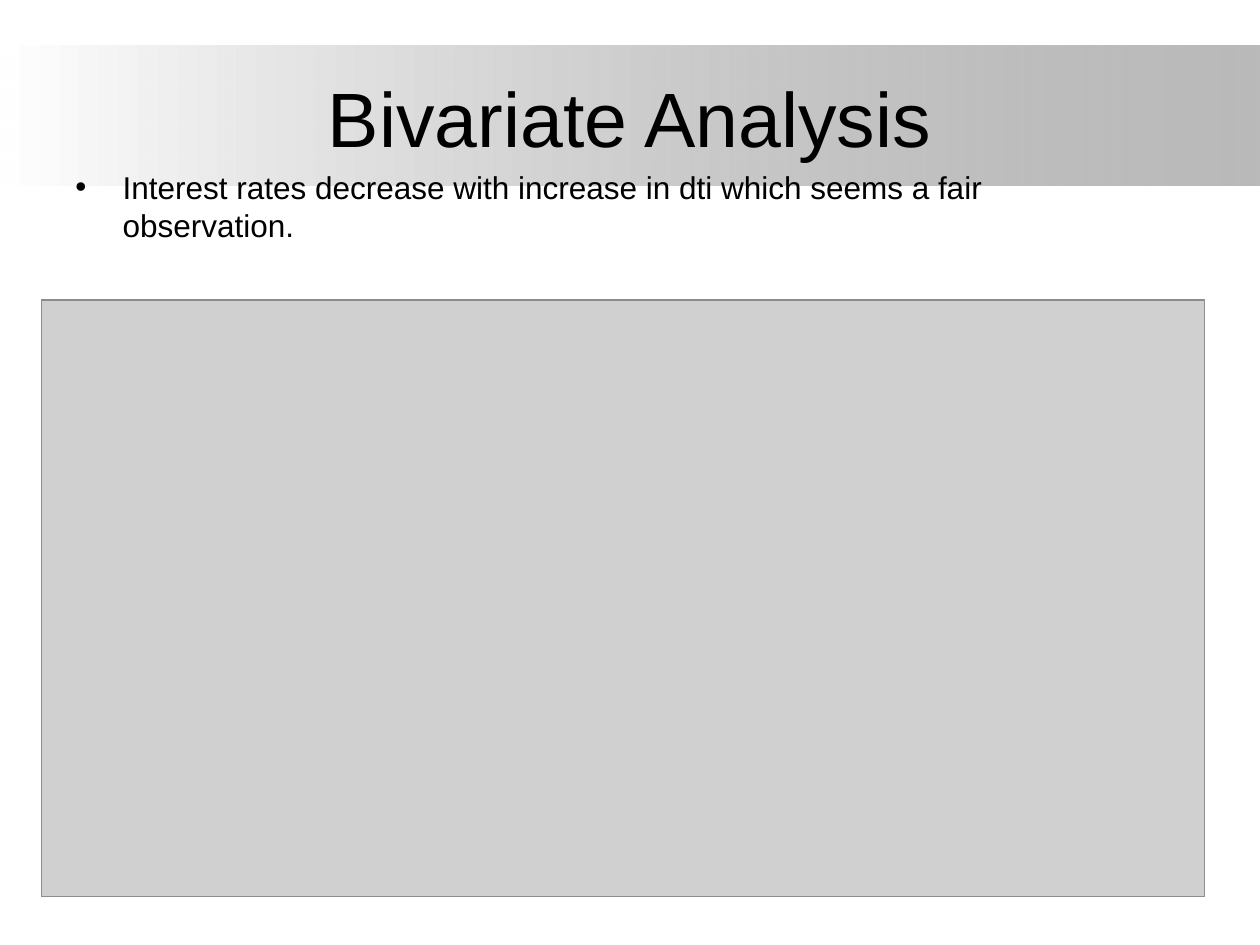
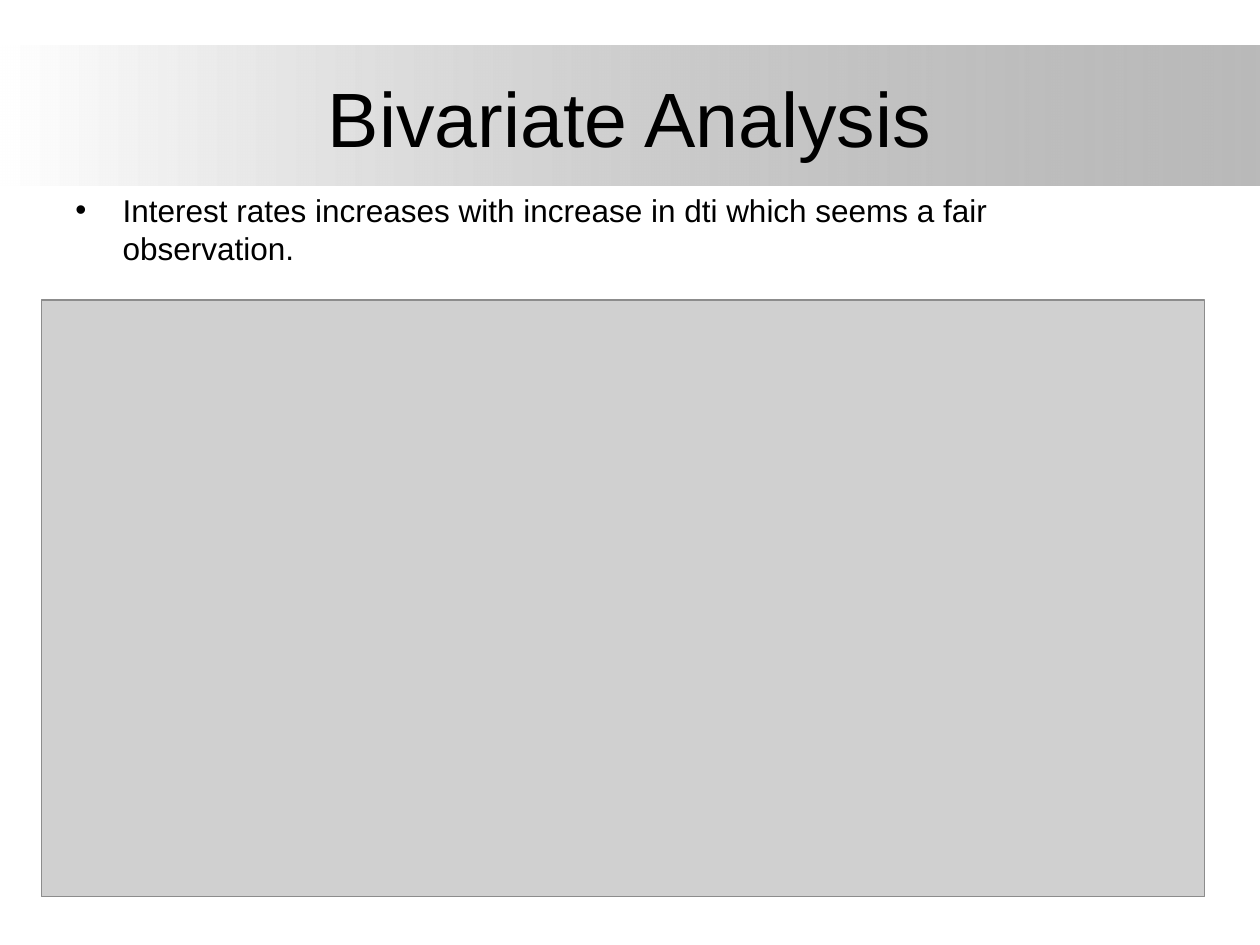
Before and after one commit to VipinJaguri/LendingClubCaseStudy, a slide deck: slide 17 of Lending_club_case_study.pptx. Drawn at 1260x945 pixels with LibreOffice and Linux fonts; fonts in the diff are those of the drawing; grey boxes stand for pictures; background and template pictures are left out. Boxes give left, top, right and bottom in pixels: in the first picture for what was removed or moved away, otherwise in the second. Text is boxed around its words. In the diff, an @@ line names an element or a change of style, - is before the commit and + after.

```diff
--- a/Lending_club_case_study.pptx
+++ b/Lending_club_case_study.pptx
@@ text at [123, 199, 987, 261]: text changed @@
-• Interest rates decrease with increase in dti which seems a fair observation.
+• Interest rates increases with increase in dti which seems a fair observation.
```
Also in this commit, not shown: 5 other slides changed.
